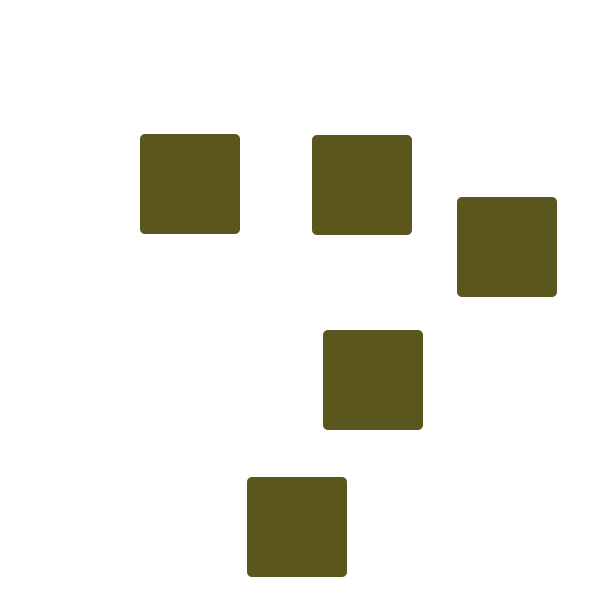
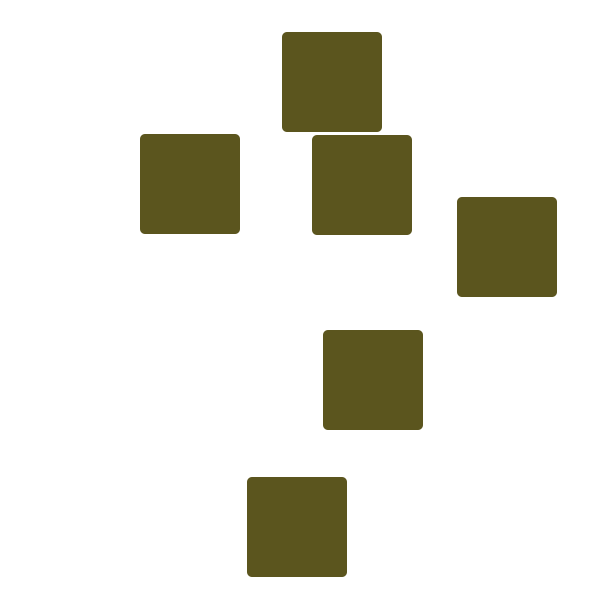
Before/after of a 600×600 layered artwork. What changed in the layer stack:
added layer "Rounded Rectangle 6" above "Rounded Rectangle 5" over [282, 32, 382, 132]
